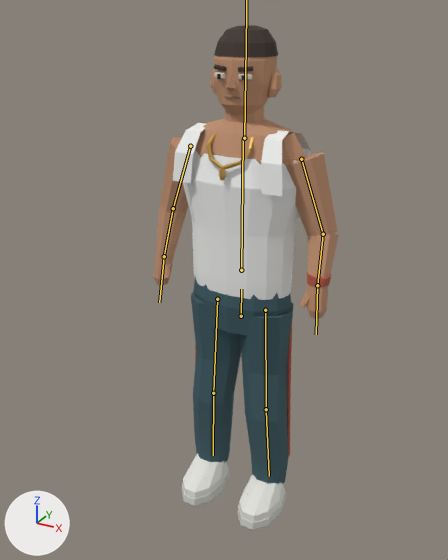
An edit to the glTF model characters/niko.glb, drawn before and after from the same camera.
The view is the same before and after, from a 50 mm camera at (0.987, -1.935, 1.983) aimed at (-0.021, -0.102, 1.066). The axes (+X, +Y, +Z) are drawn at lower left. The lights are the same throughout. The first picture is the older version. The bones that change, and the others that lie on the model, are drawn over the model as lines.

In view in the first picture: '01 Niko | Character'.
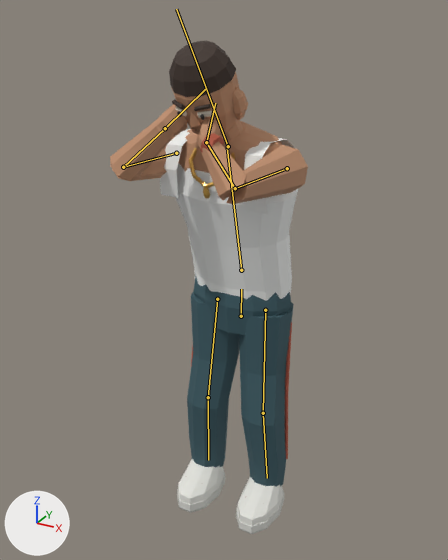
The newer file adds an action. The first version stands in its rest pose; the second is drawn at frame 48 of the action 'Hit Reaction | Sand in Eyes'.

Changed parts and their boxes (x1, y1, x2, y2) in the pictures (448 x 560 px):
'01 Niko | Character', posed (7% wider)
    before: (154, 25, 339, 531)
    after: (110, 41, 308, 534)
bone 'Spine', root to tip
    before: (241, 270) to (243, 138)
    after: (241, 270) to (227, 147)
bone 'UpperArm.L', root to tip
    before: (190, 146) to (173, 208)
    after: (176, 153) to (123, 167)
bone 'Forearm.L', root to tip
    before: (173, 208) to (164, 256)
    after: (123, 167) to (165, 128)
bone 'Hand.L', root to tip
    before: (164, 256) to (159, 302)
    after: (165, 128) to (205, 89)
bone 'UpperArm.R', root to tip
    before: (301, 159) to (323, 234)
    after: (287, 168) to (235, 188)
bone 'Forearm.R', root to tip
    before: (323, 234) to (317, 285)
    after: (235, 188) to (206, 142)
bone 'Hand.R', root to tip
    before: (317, 285) to (316, 334)
    after: (206, 142) to (215, 103)
bone 'Thigh.L', root to tip
    before: (217, 299) to (213, 393)
    after: (217, 299) to (208, 397)
bone 'Shin.L', root to tip
    before: (213, 393) to (213, 455)
    after: (208, 397) to (208, 460)
bone 'Thigh.R', root to tip
    before: (265, 310) to (266, 409)
    after: (265, 310) to (263, 413)
bone 'Shin.R', root to tip
    before: (266, 409) to (269, 476)
    after: (263, 413) to (267, 478)

The edits, one by one:
Bone 'Spine' (bone_spine) turns from (0, 0, 0) to (13, -3, 0) degrees about its own x, y and z.
Bone 'Head' (bone_head) turns from (0, 0, 0) to (19, -4, 0) degrees about its own x, y and z.
Bone 'UpperArm.L' (bone_upperarm_l) turns from (0, 0, 0) to (-87, 30, 32) degrees about its own x, y and z.
Bone 'Forearm.L' (bone_forearm_l) turns from (0, 0, 0) to (-85, -12, -13) degrees about its own x, y and z.
Bone 'Hand.L' (bone_hand_l) turns from (0, 0, 0) to (-51, 0, 0) degrees about its own x, y and z.
Bone 'UpperArm.R' (bone_upperarm_r) turns from (0, 0, 0) to (-99, -19, -16) degrees about its own x, y and z.
Bone 'Forearm.R' (bone_forearm_r) turns from (0, 0, 0) to (-58, 18, 32) degrees about its own x, y and z.
Bone 'Hand.R' (bone_hand_r) turns from (0, 0, 0) to (-56, 4, 7) degrees about its own x, y and z.
Bone 'Thigh.L' (bone_thigh_l) turns from (0, 0, 0) to (-6, 0, 0) degrees about its own x, y and z.
Bone 'Shin.L' (bone_shin_l) turns from (0, 0, 0) to (7, 0, 0) degrees about its own x, y and z.
Bone 'Thigh.R' (bone_thigh_r) turns from (0, 0, 0) to (-4, 0, 0) degrees about its own x, y and z.
Bone 'Shin.R' (bone_shin_r) turns from (0, 0, 0) to (6, 0, 0) degrees about its own x, y and z.
